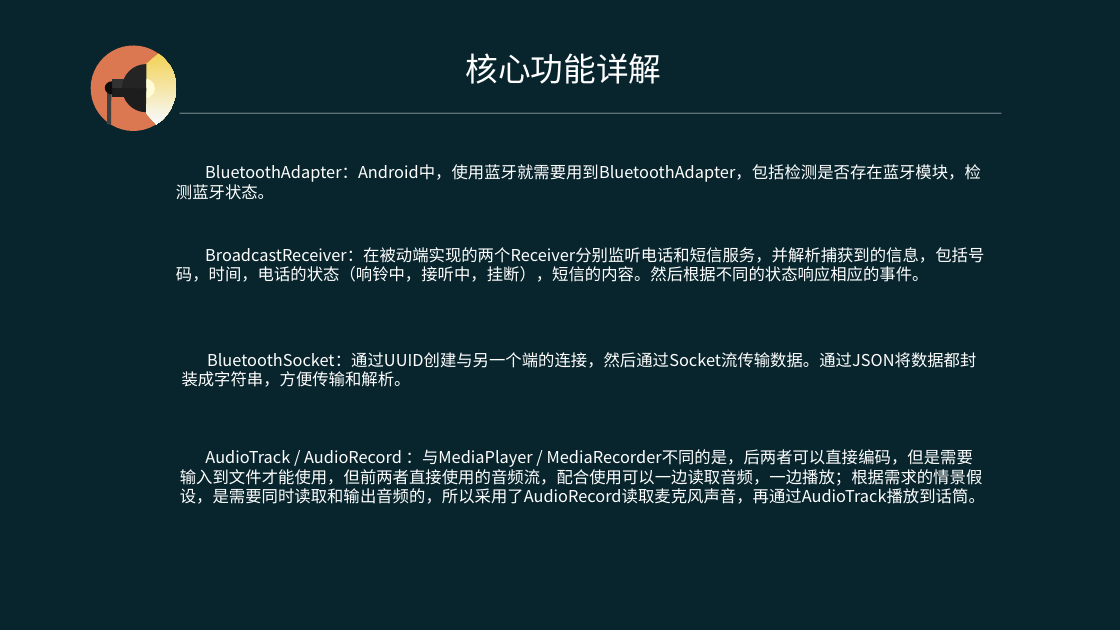
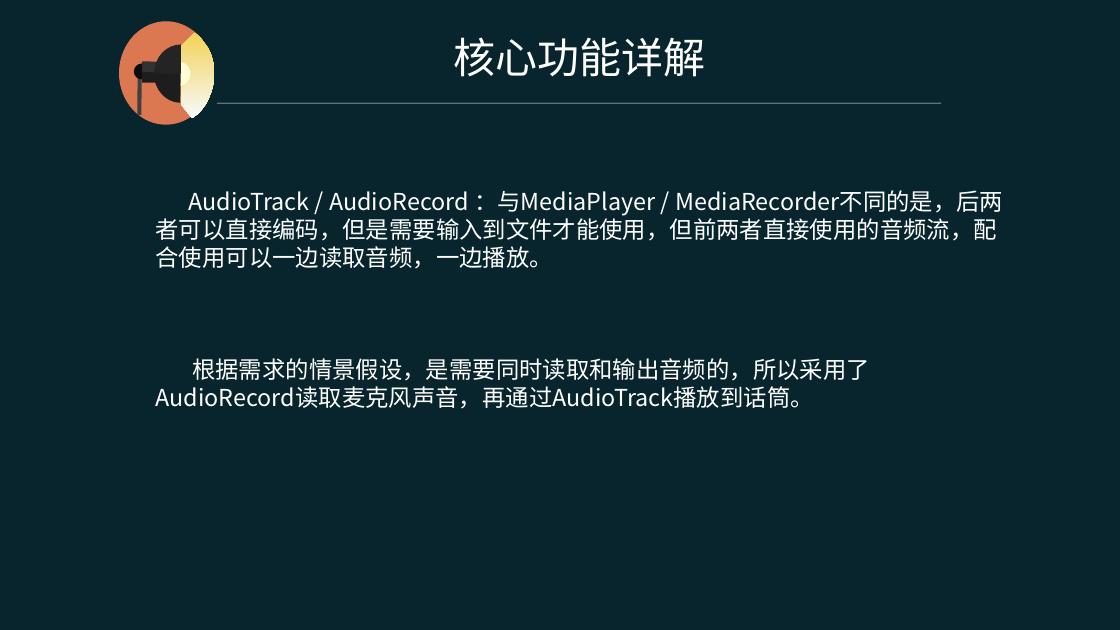
Before and after one commit to YoungDroid/BluetoothTranslation, a slide deck: slide 8 of 1-49.ppt (slide 5 before the commit). Drawn at 1120x630 pixels with LibreOffice and Linux fonts; fonts in the diff are those of the drawing. Boxes give left, top, right and bottom in pixels: in the first picture for what was removed or moved away, otherwise in the second. Text is boxed around its words. In the diff, an @@ line names an element or a change of style, - is before the commit and + after.

```diff
--- a/1-49.ppt
+++ b/1-49.ppt
@@ ellipse: place and size @@
-ellipse at (90,45,177,132)
+ellipse at (118,21,214,125)
@@ text "核心功能详解": place and size @@
-text "核心功能详解" at (466,53,662,84)
+text "核心功能详解" at (453,37,705,77)
@@ text "核心功能详解" at (453,37,705,77): size 28 to 36 pt @@
@@ freeform shape: place and size @@
-freeform shape at (121,63,171,113)
+freeform shape at (153,44,208,104)
@@ freeform shape: place and size @@
-freeform shape at (121,63,171,113)
+freeform shape at (153,43,208,103)
@@ freeform shape: place and size @@
-freeform shape at (146,54,177,124)
+freeform shape at (180,33,215,119)
@@ freeform shape: place and size @@
-freeform shape at (105,81,120,95)
+freeform shape at (133,64,150,80)
@@ line moved from (109, 124) - (109, 88) to (139, 115) - (139, 71) @@
@@ rectangle: place and size @@
-rectangle at (112,87,125,97)
+rectangle at (142,72,156,83)
@@ rectangle: place and size @@
-rectangle at (112,79,125,88)
+rectangle at (142,61,156,72)
@@ freeform shape: place and size @@
-freeform shape at (135,79,155,98)
+freeform shape at (169,62,191,86)
@@ line moved from (180, 113) - (1001, 113) to (217, 103) - (941, 103) @@
@@ text removed at (176,164,981,200) @@
-BluetoothAdapter：Android中，使用蓝牙就需要用到BluetoothAdapter，包括检测是否存在蓝牙模块，检测蓝牙状态。
@@ text at (156,190,1003,409): text changed; size 14 to 20 pt @@
-AudioTrack / AudioRecord ：与MediaPlayer / MediaRecorder不同的是，后两者可以直接编码，但是需要输入到文件才能使用，但前两者直接使用的音频流，配合使用可以一边读取音频，一边播放；根据需求的情景假设，是需要同时读取和输出音频的，所以采用了AudioRecord读取麦克风声音，再通过AudioTrack播放到话筒。
+AudioTrack / AudioRecord ：与MediaPlayer / MediaRecorder不同的是，后两者可以直接编码，但是需要输入到文件才能使用，但前两者直接使用的音频流，配合使用可以一边读取音频，一边播放。
+根据需求的情景假设，是需要同时读取和输出音频的，所以采用了AudioRecord读取麦克风声音，再通过AudioTrack播放到话筒。
@@ text removed at (176,247,984,282) @@
-BroadcastReceiver：在被动端实现的两个Receiver分别监听电话和短信服务，并解析捕获到的信息，包括号码，时间，电话的状态（响铃中，接听中，挂断），短信的内容。然后根据不同的状态响应相应的事件。
@@ text removed at (182,352,976,387) @@
-BluetoothSocket：通过UUID创建与另一个端的连接，然后通过Socket流传输数据。通过JSON将数据都封装成字符串，方便传输和解析。
```
Also in this commit, not shown: 2 other slides changed, 7 slides added, 2 slides removed.
